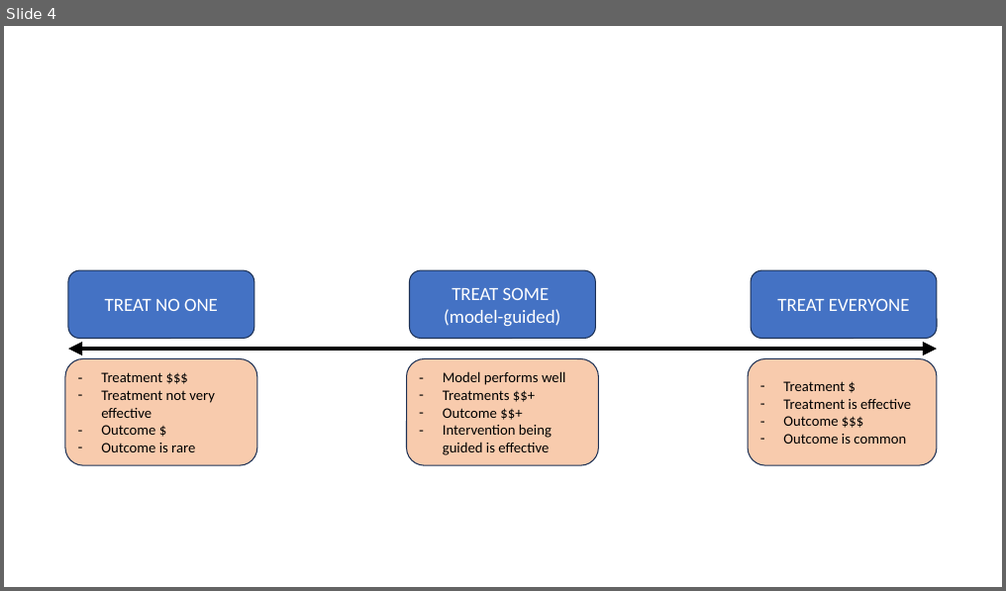
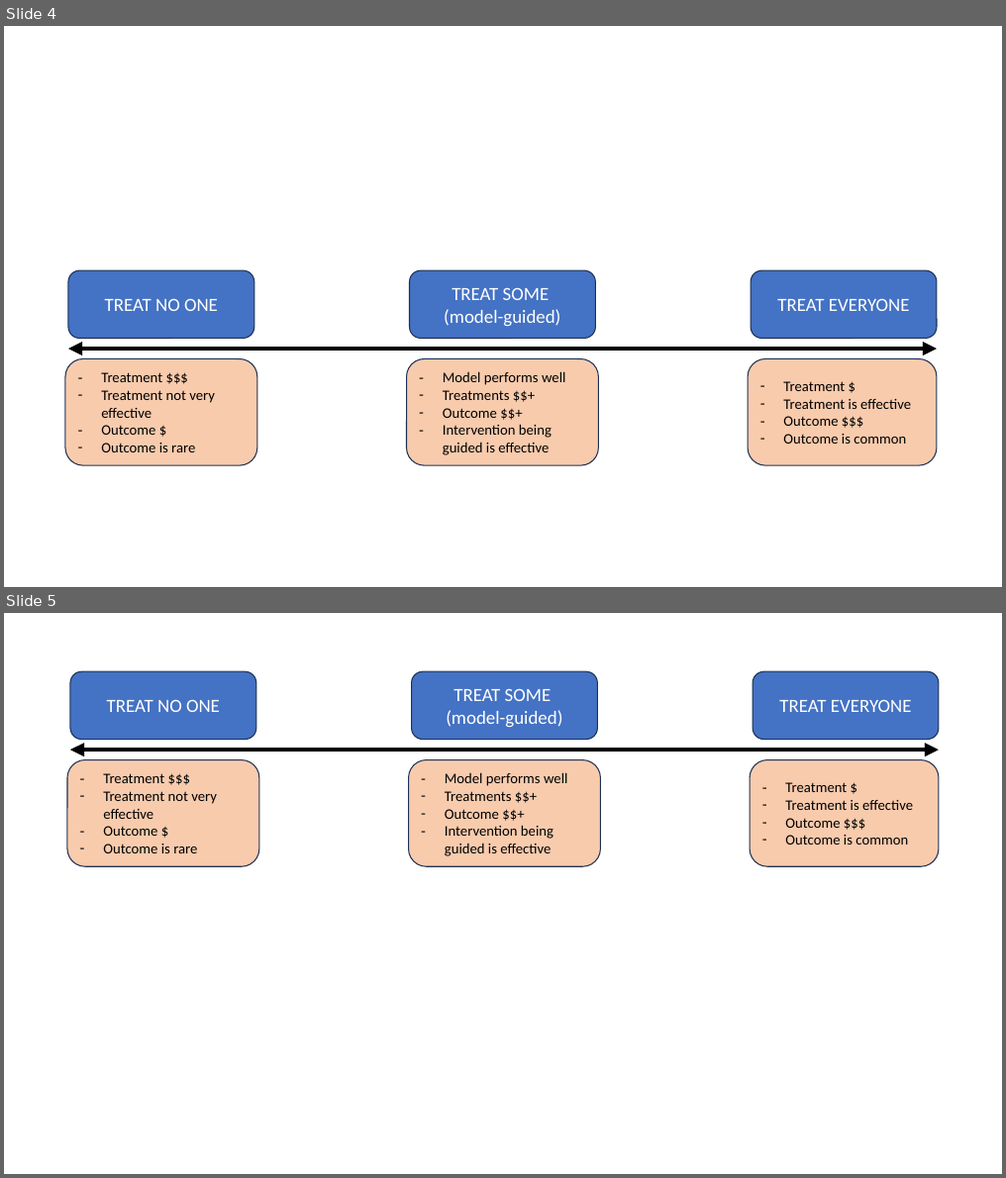
Before and after one commit to RWParsons/venables-award-2023-preso, a slide deck: graphics.pptx. Shown one above the other, each under a label of ours: slide 4 before the commit, slides 4 and 5 after it. The pictures are 1006x591 and 1006x1178 pixels, drawn with LibreOffice and Linux fonts; fonts in the diff are those of the drawing. Boxes give left, top, right and bottom in pixels: in the first picture for what was removed or moved away, otherwise in the second. Text is boxed around its words. In the diff, an @@ line names an element or a change of style, - is before the commit and + after.

```diff
--- a/graphics.pptx
+++ b/graphics.pptx
@@ slide 5 added at box(4, 613, 1002, 1174), background #FFFFFF @@
@@ group added at box(67, 671, 939, 866): 6 rounded rectangles, 1 double arrow @@
+TREAT EVERYONE
+TREAT NO ONE
+TREAT SOME
+(model-guided)
+– Treatment $$$
+– Treatment not very effective
+– Outcome $
+– Outcome is rare
+– Model performs well
+– Treatments $$+
+– Outcome $$+
+– Intervention being guided is effective
+– Treatment $
+– Treatment is effective
+– Outcome $$$
+– Outcome is common
```
Also in this commit, not shown: 2 other slides added, 4 other files.
